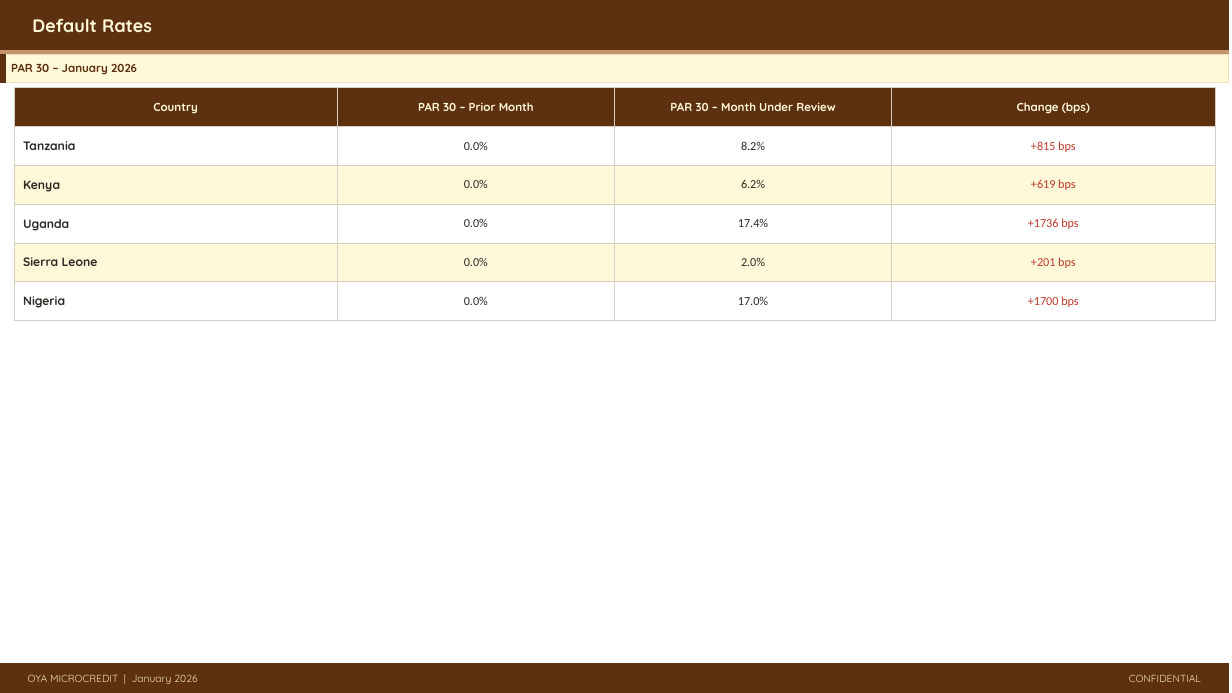
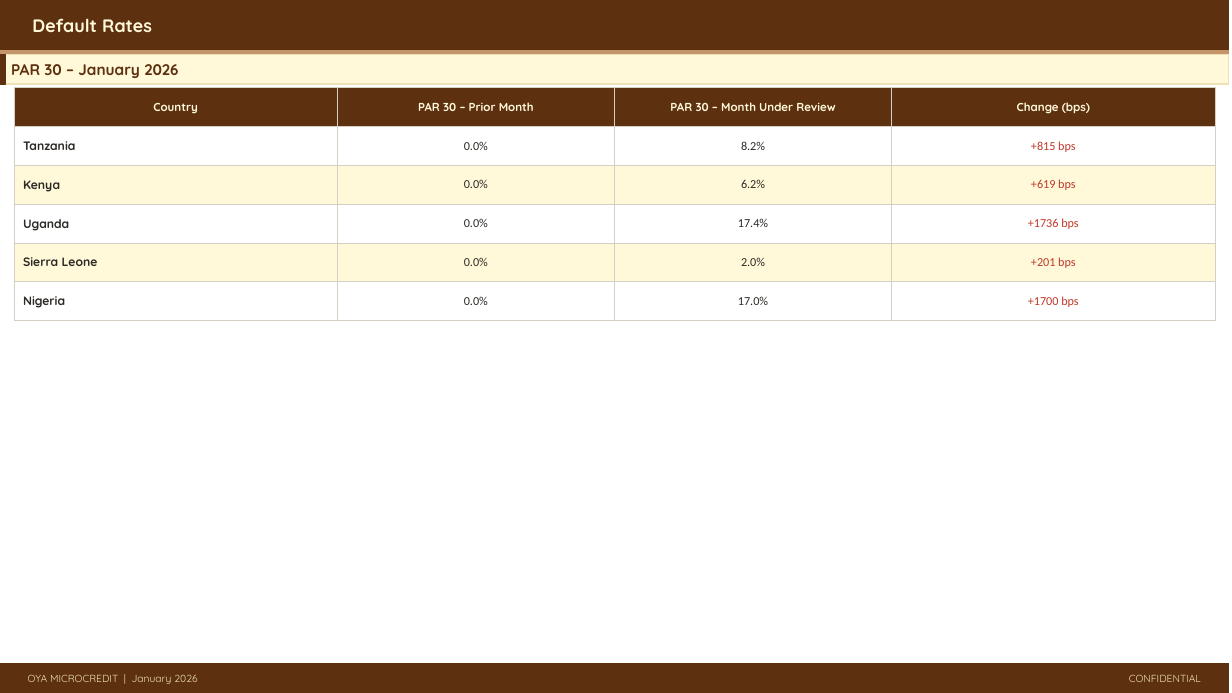
Before and after one commit to ikyei/oya-monthly, a slide deck: slide 8 of reports/2026-01.pptx. Drawn at 1232x693 pixels with LibreOffice and Linux fonts; fonts in the diff are those of the drawing. Boxes give left, top, right and bottom in pixels: in the first picture for what was removed or moved away, otherwise in the second. Text is boxed around its words. In the diff, an @@ line names an element or a change of style, - is before the commit and + after.

```diff
--- a/reports/2026-01.pptx
+++ b/reports/2026-01.pptx
@@ text "PAR 30 – January 2026" at (11,64,178,78): size 9 to 12 pt @@
```
Also in this commit, not shown: 10 other slides changed.
